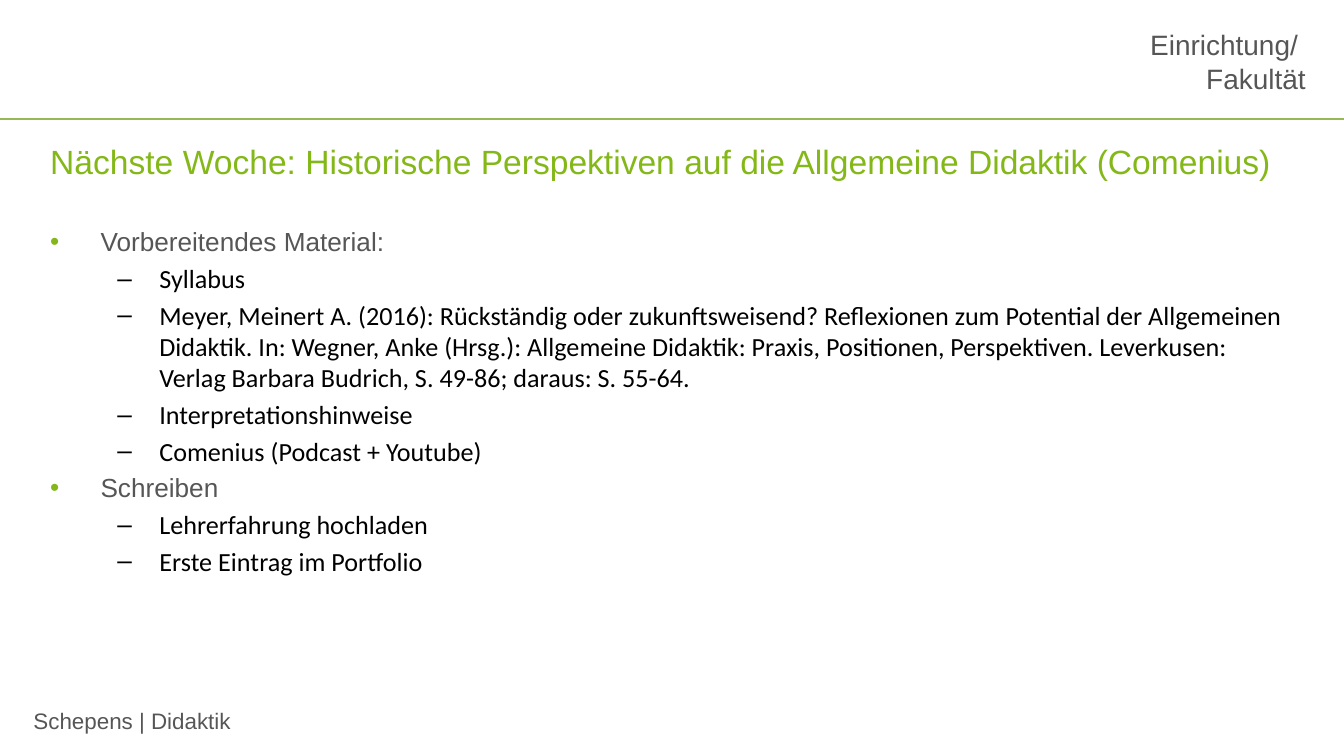
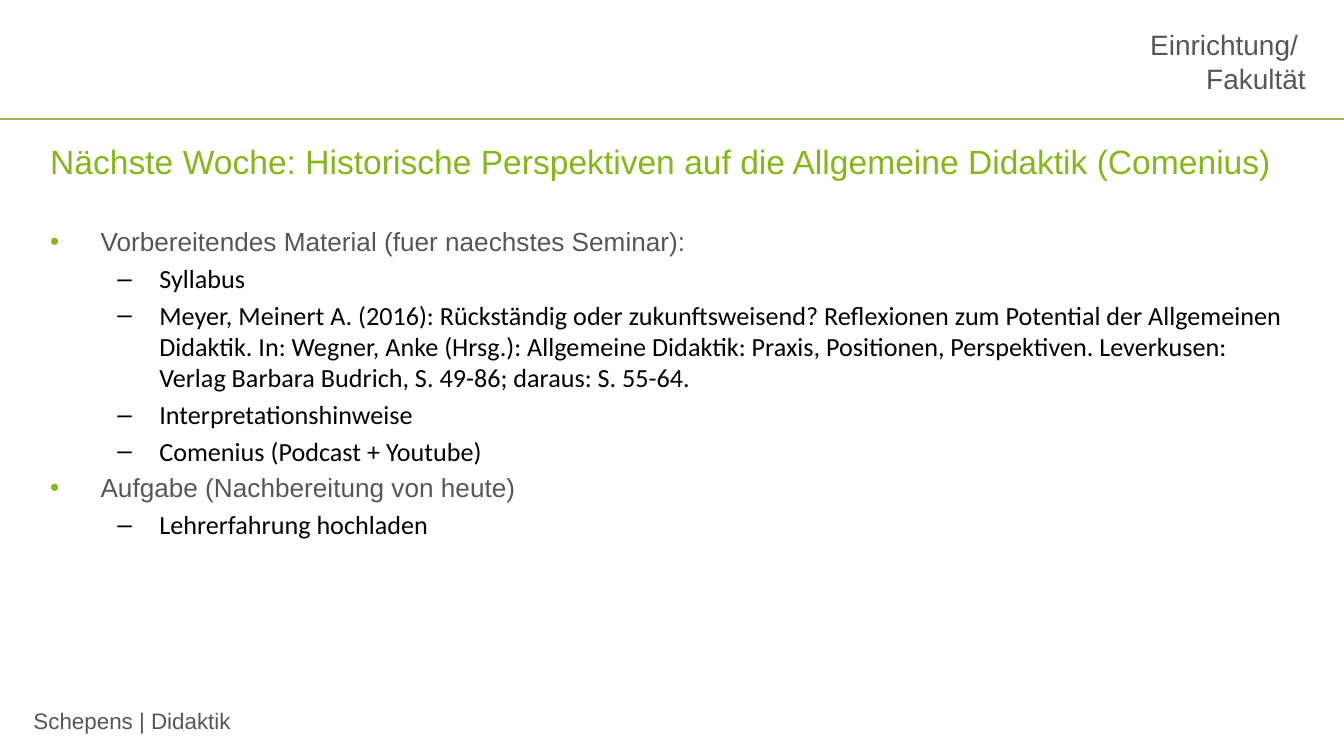
Before and after one commit to jobschepens/didakt, a slide deck: slide 18 of folien/week1.pptx. Drawn at 1344x756 pixels with LibreOffice and Linux fonts; fonts in the diff are those of the drawing; background and template pictures are left out. Boxes give left, top, right and bottom in pixels: in the first picture for what was removed or moved away, otherwise in the second. Text is boxed around its words. In the diff, an @@ line names an element or a change of style, - is before the commit and + after.

```diff
--- a/folien/week1.pptx
+++ b/folien/week1.pptx
@@ text at [101,232,685,257]: text changed @@
-• Vorbereitendes Material:
+• Vorbereitendes Material (fuer naechstes Seminar):
@@ text at [101,478,515,503]: text changed @@
-• Schreiben
+• Aufgabe (Nachbereitung von heute)
@@ text at [159,553,422,576]: paragraph removed @@
-  – Erste Eintrag im Portfolio
```
Also in this commit, not shown: 2 other files.
